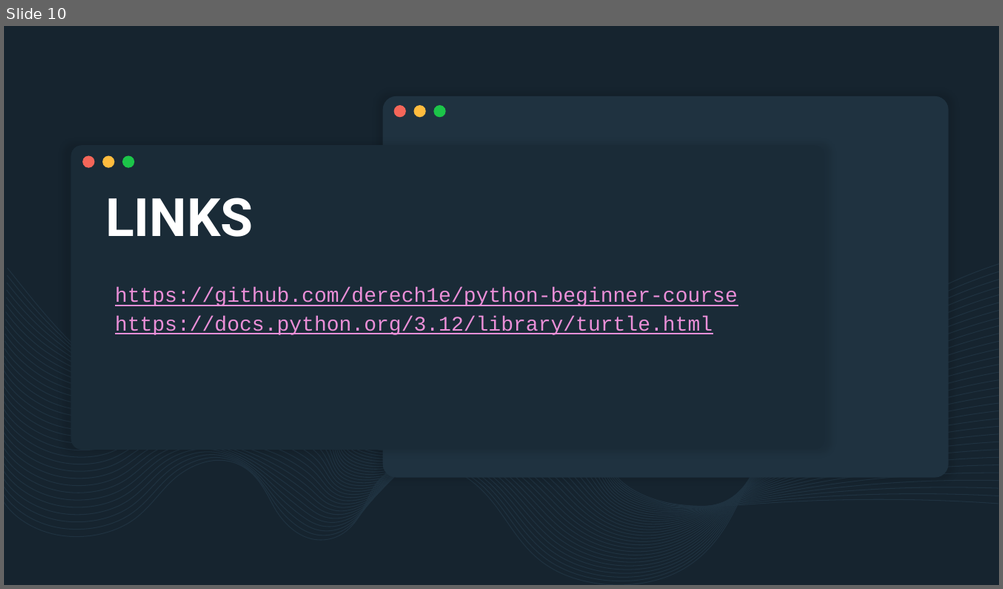
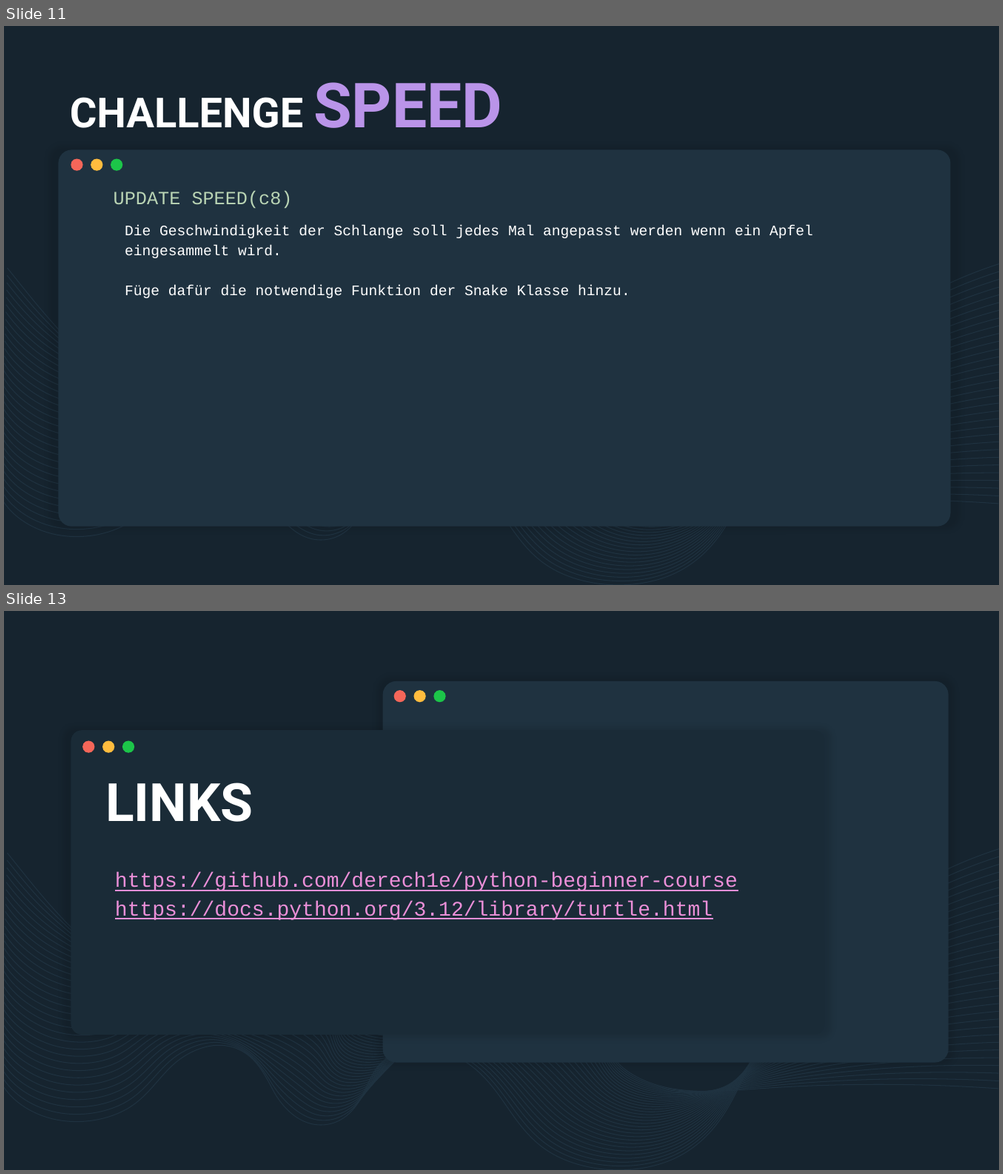
Before and after one commit to derech1e/python-beginner-course, a slide deck: 008/lesson_8.pptx. Shown one above the other, each under a label of ours: slide 10 before the commit, slides 11 and 13 after it; the slides between them are not shown. The pictures are 1003x589 and 1003x1174 pixels, drawn with LibreOffice and Linux fonts; fonts in the diff are those of the drawing. Boxes give left, top, right and bottom in pixels: in the first picture for what was removed or moved away, otherwise in the second. Text is boxed around its words. In the diff, an @@ line names an element or a change of style, - is before the commit and + after.

```diff
--- a/008/lesson_8.pptx
+++ b/008/lesson_8.pptx
@@ slide 11 added at (x1=4, y1=26, x2=999, y2=585), background #16242F; not listed: 32 template elements that a slide beside it also shows @@
@@ title added at (x1=70, y1=82, x2=502, y2=128), 40 pt, text #FFFFFF, bold @@
+CHALLENGE SPEED
@@ rounded rectangle added at (x1=59, y1=150, x2=950, y2=527), fill #1F3240 @@
@@ ellipse added at (x1=71, y1=158, x2=83, y2=171), fill #F46659 @@
@@ ellipse added at (x1=91, y1=158, x2=102, y2=171), fill #FFBC3E @@
@@ ellipse added at (x1=111, y1=158, x2=122, y2=171), fill #1CC549 @@
@@ subtitle added at (x1=114, y1=191, x2=293, y2=208), 18 pt, text #B9D4B4 @@
+UPDATE SPEED(c8)
@@ text added at (x1=125, y1=225, x2=813, y2=298), 14 pt, text #FFFFFF @@
+Die Geschwindigkeit der Schlange soll jedes Mal angepasst werden wenn ein Apfel eingesammelt wird.
+Füge dafür die notwendige Funktion der Snake Klasse hinzu.
@@ what was slide 10 is now slide 13 @@
```
Also in this commit, not shown: 1 slide changed, 2 other slides added.
